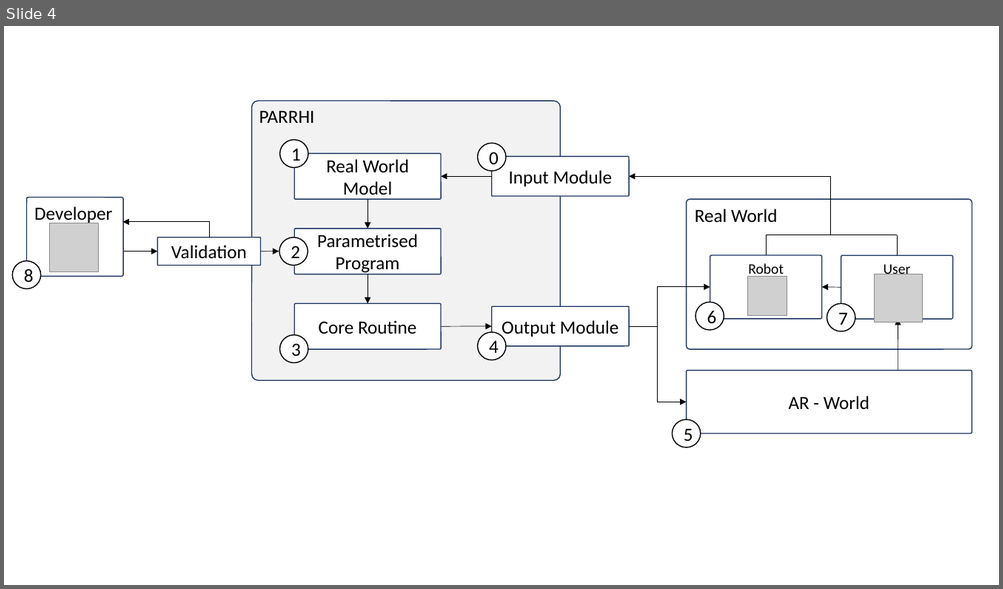
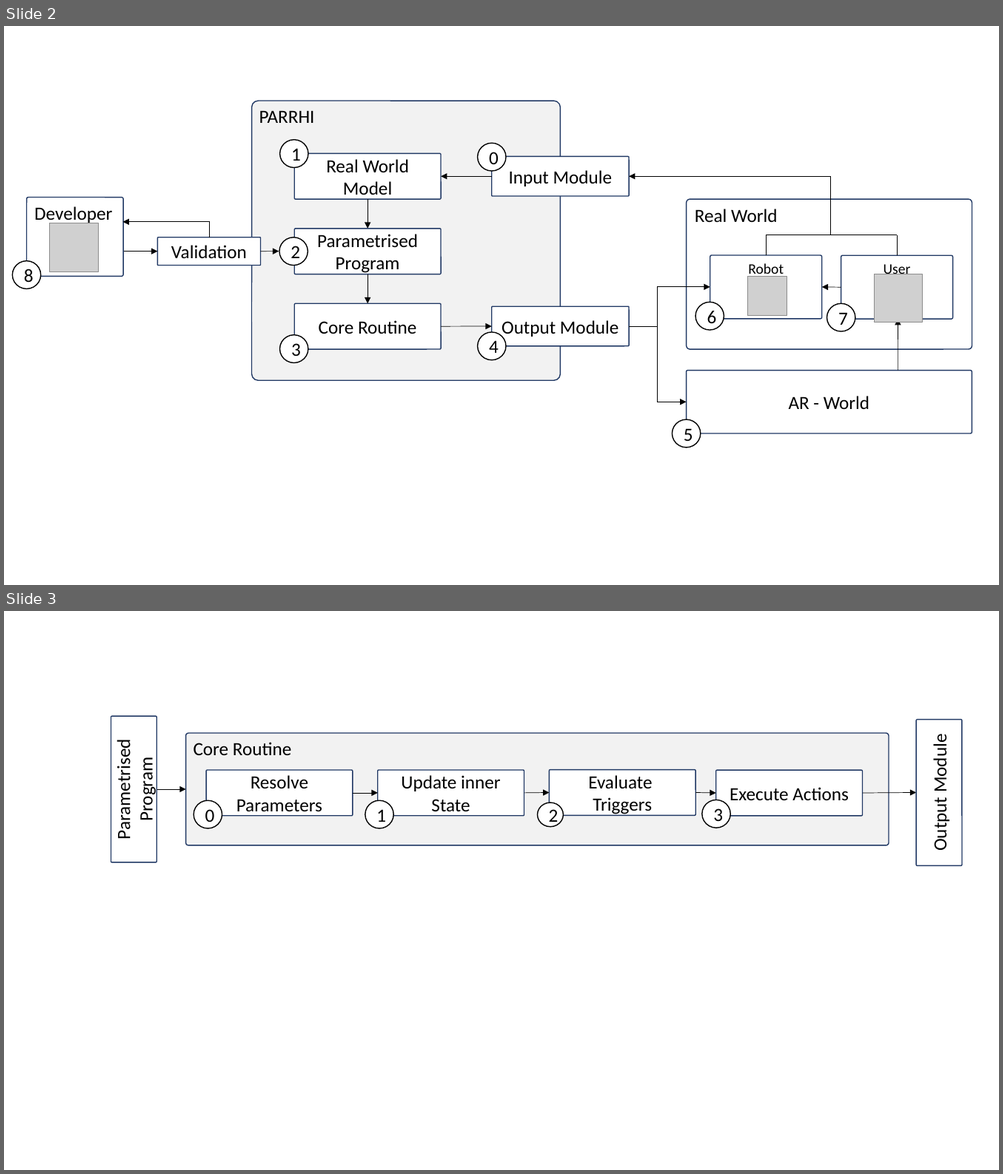
Before and after one commit to EricVoll/PARRHI, a slide deck: 02_Thesis/PARRHI_Thesis/Figures/FigureMaker.pptx. Shown one above the other, each under a label of ours: slide 4 before the commit, slides 2 and 3 after it. The pictures are 1003x589 and 1003x1174 pixels, drawn with LibreOffice and Linux fonts; fonts in the diff are those of the drawing; grey boxes stand for pictures. Boxes give left, top, right and bottom in pixels: in the first picture for what was removed or moved away, otherwise in the second. Text is boxed around its words. In the diff, an @@ line names an element or a change of style, - is before the commit and + after.

```diff
--- a/02_Thesis/PARRHI_Thesis/Figures/FigureMaker.pptx
+++ b/02_Thesis/PARRHI_Thesis/Figures/FigureMaker.pptx
@@ slide 3 added at [4, 611, 999, 1170], background #FFFFFF @@
@@ rounded rectangle added at [111, 716, 156, 862], fill #FFFFFF, outline #203864 1 pt, 18 pt, text #000000 @@
+Parametrised Program
@@ rounded rectangle added at [916, 720, 962, 866], fill #FFFFFF, outline #203864 1 pt, 18 pt, text #000000 @@
+Output Module
@@ rounded rectangle added at [186, 733, 889, 846], fill #F2F2F2, outline #203864 1 pt @@
@@ text added at [193, 742, 291, 755], 18 pt, text #000000 @@
+Core Routine
@@ rounded rectangle added at [206, 770, 353, 815], fill #FFFFFF, outline #203864 1 pt, 18 pt, text #000000 @@
+Resolve Parameters
@@ rounded rectangle added at [378, 770, 524, 815], fill #FFFFFF, outline #203864 1 pt, 18 pt, text #000000 @@
+Update inner State
@@ rounded rectangle added at [549, 770, 696, 815], fill #FFFFFF, outline #203864 1 pt, 18 pt, text #000000 @@
+Evaluate
+Triggers
@@ rounded rectangle added at [716, 770, 862, 815], fill #FFFFFF, outline #203864 1 pt, 18 pt, text #000000 @@
+Execute Actions
@@ arrow added from (157, 789) to (186, 789), #000000 0.5 pt @@
@@ ellipse added at [193, 800, 222, 828], fill #FFFFFF, outline #000000 1 pt, 18 pt, text #000000 @@
+0
@@ arrow added from (353, 793) to (378, 793), #000000 0.5 pt @@
@@ ellipse added at [365, 800, 393, 828], fill #FFFFFF, outline #000000 1 pt, 18 pt, text #000000 @@
+1
@@ arrow added from (524, 793) to (549, 793), #000000 0.5 pt @@
@@ ellipse added at [538, 803, 563, 826], fill #FFFFFF, outline #000000 1 pt, 18 pt, text #000000 @@
+2
@@ arrow added from (696, 793) to (716, 793), #000000 0.5 pt @@
@@ ellipse added at [702, 800, 730, 827], fill #FFFFFF, outline #000000 1 pt, 18 pt, text #000000 @@
+3
@@ arrow added from (862, 793) to (916, 793), #000000 0.5 pt @@
@@ what was slide 4 is now slide 2 @@
```
Also in this commit, not shown: 1 other slide added, 2 slides removed, 21 other files.
